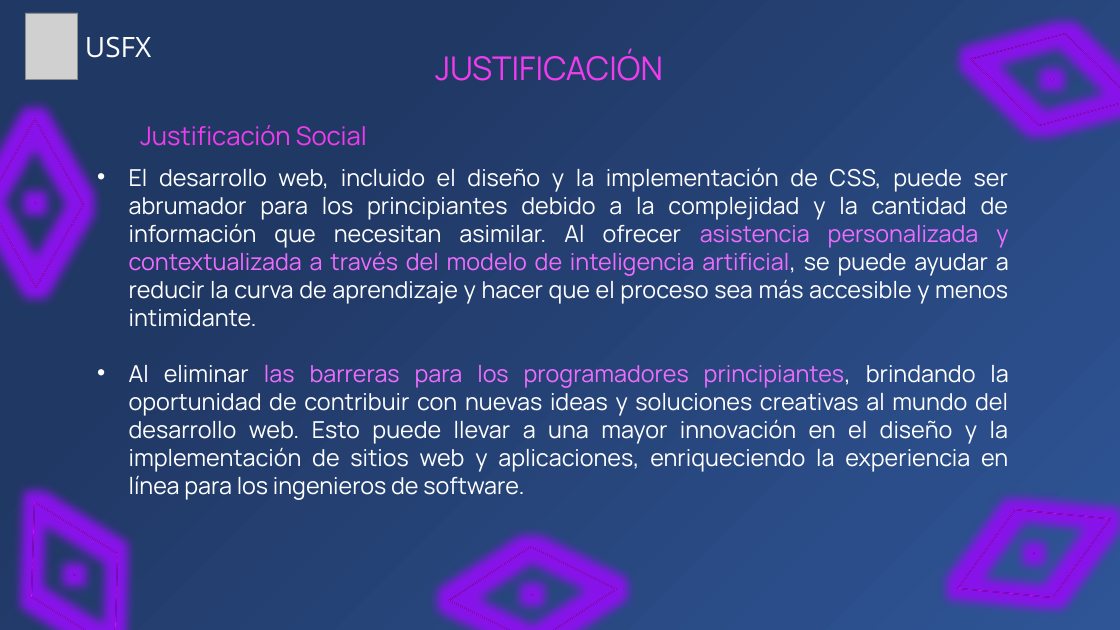
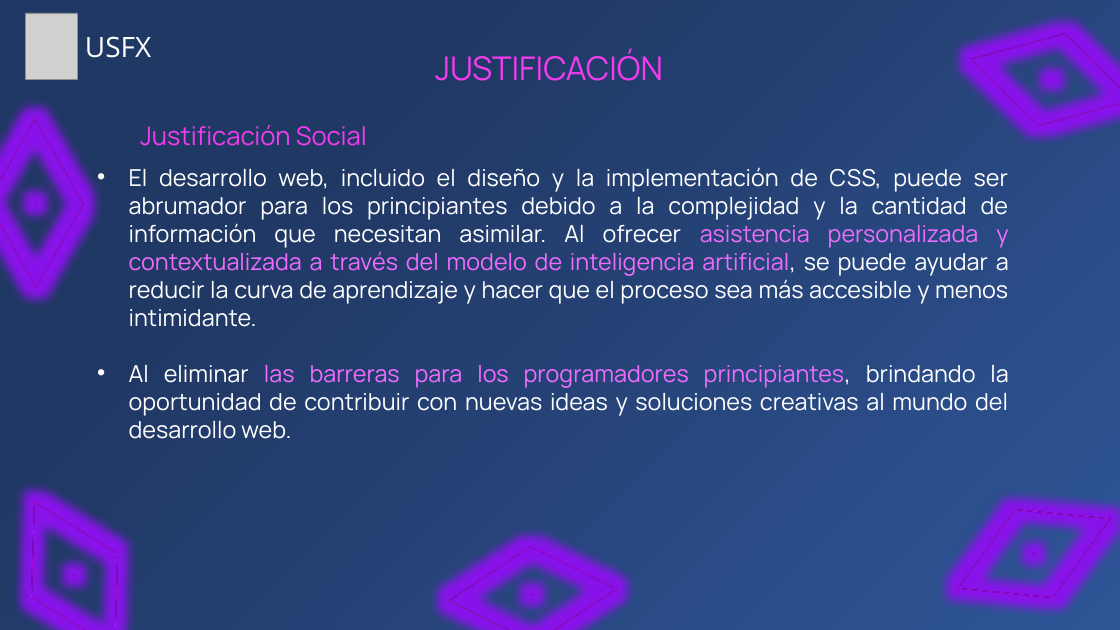
Before and after one commit to Zelechos/Generador-Css, a slide deck: slide 19 of documents/Presentación de Perfil - Modelo Generador CSS.pptx. Drawn at 1120x630 pixels with LibreOffice and Linux fonts; fonts in the diff are those of the drawing; grey boxes stand for pictures. Boxes give left, top, right and bottom in pixels: in the first picture for what was removed or moved away, otherwise in the second. Text is boxed around its words. In the diff, an @@ line names an element or a change of style, - is before the commit and + after.

```diff
--- a/documents/Presentación de Perfil - Modelo Generador CSS.pptx
+++ b/documents/Presentación de Perfil - Modelo Generador CSS.pptx
@@ text at (x1=129, y1=365, x2=1008, y2=439): text changed @@
-• Al eliminar las barreras para los programadores principiantes, brindando la oportunidad de contribuir con nuevas ideas y soluciones creativas al mundo del desarrollo web. Esto puede llevar a una mayor innovación en el diseño y la implementación de sitios web y aplicaciones, enriqueciendo la experiencia en línea para los ingenieros de software.
+• Al eliminar las barreras para los programadores principiantes, brindando la oportunidad de contribuir con nuevas ideas y soluciones creativas al mundo del desarrollo web.
```
Also in this commit, not shown: 16 other slides changed, 1 slide added, 7 slides removed, 1 other file.
